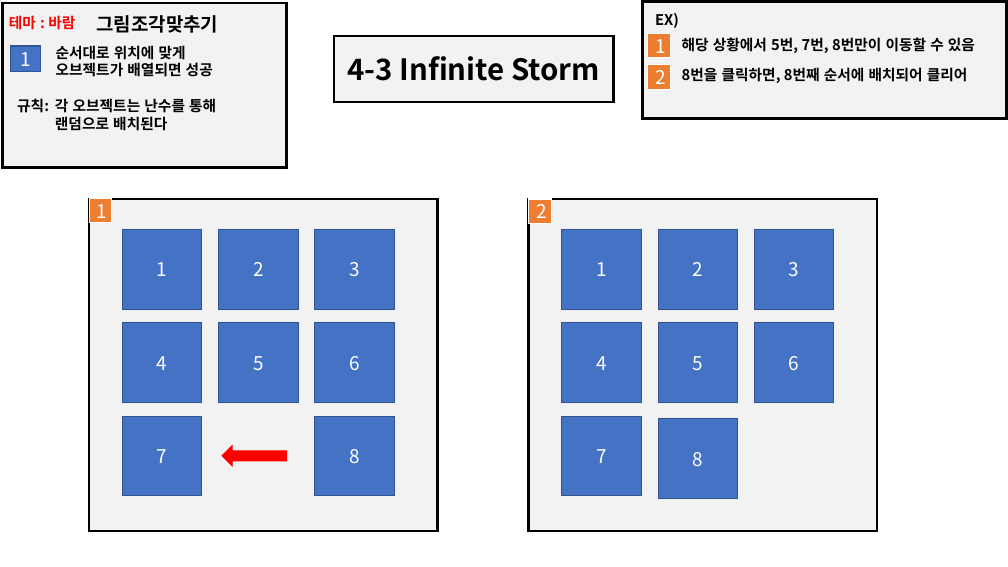
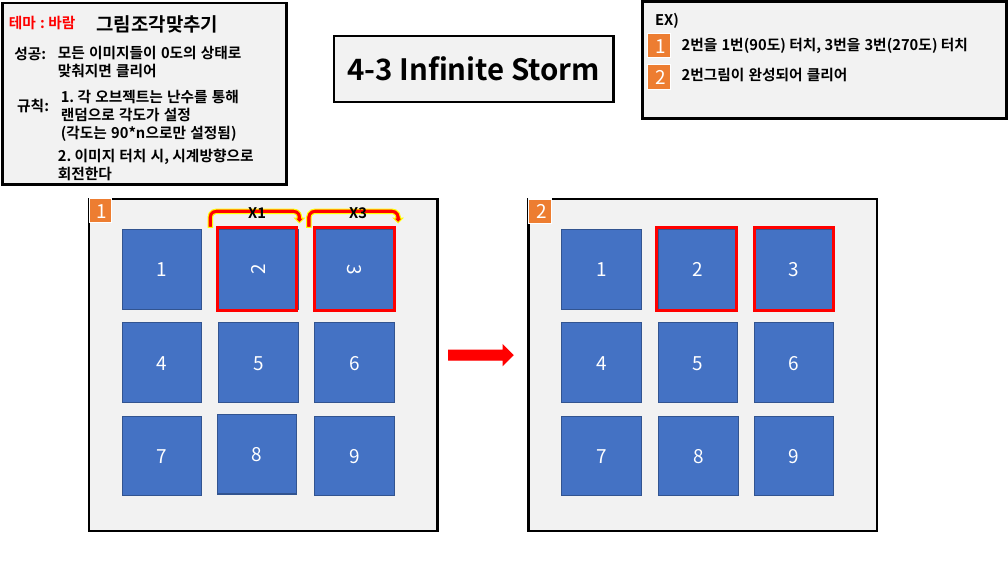
Before and after one commit to YDGYDGYDG/TeamHolyShit, a slide deck: slide 4 of 개인작업폴더/유건희/Infinite Strom.pptx (slide 3 before the commit). Drawn at 1008x567 pixels with LibreOffice and Linux fonts; fonts in the diff are those of the drawing. Boxes give left, top, right and bottom in pixels: in the first picture for what was removed or moved away, otherwise in the second. Text is boxed around its words. In the diff, an @@ line names an element or a change of style, - is before the commit and + after.

```diff
--- a/개인작업폴더/유건희/Infinite Strom.pptx
+++ b/개인작업폴더/유건희/Infinite Strom.pptx
@@ rectangle resized from (x1=3, y1=3, x2=287, y2=168) to (x1=3, y1=3, x2=287, y2=185) @@
@@ rectangle removed at (x1=11, y1=46, x2=41, y2=72) @@
-1
@@ text added at (x1=14, y1=46, x2=46, y2=61), 14 pt, text #000000, bold @@
+성공:
@@ text at (x1=58, y1=45, x2=242, y2=78): text changed @@
-순서대로 위치에 맞게
-오브젝트가 배열되면 성공
+모든 이미지들이 0도의 상태로 맞춰지면 클리어
@@ text at (x1=682, y1=37, x2=968, y2=53): text changed @@
-해당 상황에서 5번, 7번, 8번만이 이동할 수 있음
+2번을 1번(90도) 터치, 3번을 3번(270도) 터치
@@ text at (x1=61, y1=88, x2=239, y2=141): text changed @@
-각 오브젝트는 난수를 통해 랜덤으로 배치된다
+1. 각 오브젝트는 난수를 통해 랜덤으로 각도가 설정
+(각도는 90*n으로만 설정됨)
@@ text at (x1=682, y1=67, x2=848, y2=82): text changed @@
-8번을 클릭하면, 8번째 순서에 배치되어 클리어
+2번그림이 완성되어 클리어
@@ text added at (x1=58, y1=148, x2=253, y2=181), 14 pt, text #000000, bold @@
+2. 이미지 터치 시, 시계방향으로 회전한다
@@ uturn arrow added at (x1=208, y1=209, x2=304, y2=228), fill #FF0000, outline #FFFF00 1 pt @@
@@ text added at (x1=248, y1=207, x2=266, y2=218), 14 pt, text #000000, bold @@
+X1
@@ uturn arrow added at (x1=307, y1=209, x2=403, y2=228), fill #FF0000, outline #FFFF00 1 pt @@
@@ text added at (x1=349, y1=207, x2=367, y2=218), 14 pt, text #000000, bold @@
+X3
@@ rectangle added at (x1=218, y1=228, x2=297, y2=311), outline #FF0000 3 pt @@
@@ rectangle "2" at (x1=219, y1=230, x2=298, y2=309): rotation 0 to 270 degrees @@
@@ rectangle "3" at (x1=315, y1=230, x2=395, y2=309): rotation 0 to 90 degrees @@
@@ rectangle added at (x1=315, y1=228, x2=395, y2=311), outline #FF0000 3 pt @@
@@ rectangle added at (x1=657, y1=228, x2=737, y2=311), outline #FF0000 3 pt @@
@@ rectangle added at (x1=755, y1=228, x2=834, y2=311), outline #FF0000 3 pt @@
@@ left arrow at (x1=448, y1=346, x2=513, y2=365): rotation 0 to 180 degrees @@
@@ rectangle "8" moved from (x1=315, y1=416, x2=395, y2=495) to (x1=218, y1=414, x2=297, y2=494) @@
@@ rectangle added at (x1=755, y1=416, x2=834, y2=495), fill #4472C4, outline #325491 1 pt, 18 pt, text #FFFFFF @@
+9
```
Also in this commit, not shown: 2 other slides changed, 1 slide added, 1 other file.
